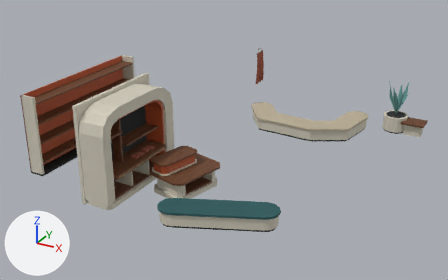
The glTF model external_packages/shopping_promenade_20261009/exports/SHOP_D09_S72_A106__fitout.glb as it was, and as the next commit left it.
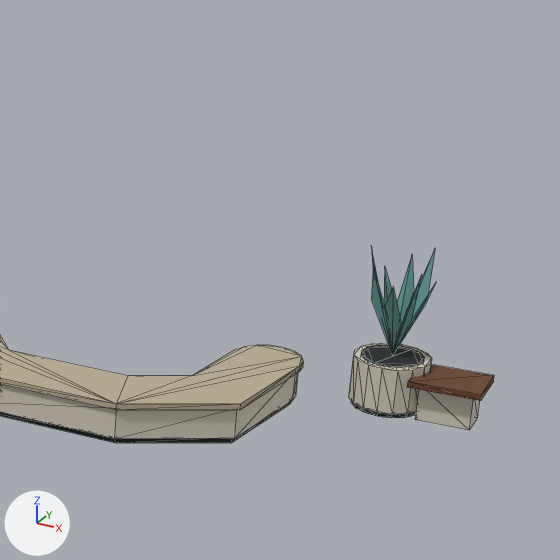
There are two pictures of each version: one whole from a 50 mm camera at (8.51, -16.81, 8.87) aimed at (-0.48, -0.46, 0.69), one close up on the part from 61% to 100% of the width and 1% to 64% of the height. Every picture has the same lights, and +X, +Y and +Z are marked at lower left. The first two pictures are the older version. The close-ups show mesh edges as thin lines. Vertices at exactly the same position are counted once.

Objects in the first close-up: 'SHOP_D09_S72_A106__fitout__dark_rubber', 'SHOP_D09_S72_A106__fitout__ivory_enamel', 'SHOP_D09_S72_A106__fitout__oatmeal_weave', 'SHOP_D09_S72_A106__fitout__quiet_teal', 'SHOP_D09_S72_A106__fitout__warm_walnut'.
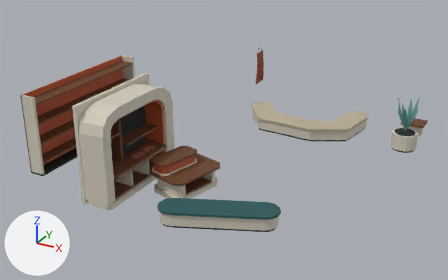
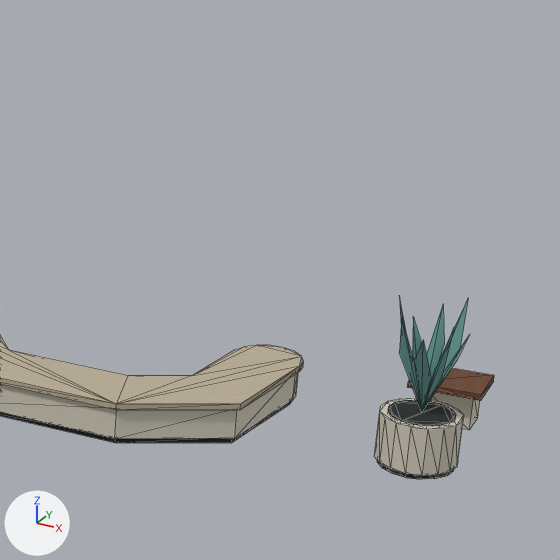
The change, as a diff of the scene's bpy script:
```diff
--- a/external_packages/shopping_promenade_20261009/exports/SHOP_D09_S72_A106__fitout.glb.py
+++ b/external_packages/shopping_promenade_20261009/exports/SHOP_D09_S72_A106__fitout.glb.py
@@ me_shop_d09_s72_a106__fitout__dark_rubber @@
 # used by ob_shop_d09_s72_a106__fitout__dark_rubber; location = (0.0, 0.0, 0.0)
-me_shop_d09_s72_a106__fitout__dark_rubber.from_pydata(...)  # 272 vertices, 488 faces; spans x -5.35..4.2, y -5.0..5.2, z 0.0..2.49
+me_shop_d09_s72_a106__fitout__dark_rubber.from_pydata(...)  # 272 vertices, 488 faces; spans x -5.35..4.9, y -5.0..4.62, z 0.0..2.49
+# me_shop_d09_s72_a106__fitout__dark_rubber part 1: the loose piece of 32 vertices spanning x 3.4..4.2, y 4.4..5.2, z 0.0..0.06 is moved by (0.7, -1.5, 0.0)
+# me_shop_d09_s72_a106__fitout__dark_rubber part 2: the loose piece of 32 vertices spanning x 3.45..4.15, y 4.45..5.15, z 0.56..0.6 is moved by (0.7, -1.5, 0.0)
 me_shop_d09_s72_a106__fitout__dark_rubber.materials.append(mat_astraea_dark_rubber)
@@ me_shop_d09_s72_a106__fitout__ivory_enamel @@
 # used by ob_shop_d09_s72_a106__fitout__ivory_enamel; location = (0.0, 0.0, 0.0)
-me_shop_d09_s72_a106__fitout__ivory_enamel.from_pydata(...)  # 348 vertices, 654 faces; spans x -5.35..4.8, y -5.05..5.24, z 0.0..3.0
+me_shop_d09_s72_a106__fitout__ivory_enamel.from_pydata(...)  # 348 vertices, 654 faces; spans x -5.35..4.93, y -5.05..4.9, z 0.0..3.0
+# me_shop_d09_s72_a106__fitout__ivory_enamel part 3: the loose piece of 32 vertices spanning x 3.37..4.24, y 4.36..5.24, z 0.06..0.59 is moved by (0.7, -1.5, 0.0)
 me_shop_d09_s72_a106__fitout__ivory_enamel.materials.append(mat_astraea_ivory_enamel)
@@ me_shop_d09_s72_a106__fitout__quiet_teal @@
 # used by ob_shop_d09_s72_a106__fitout__quiet_teal; location = (0.0, 0.0, 0.0)
-me_shop_d09_s72_a106__fitout__quiet_teal.from_pydata(...)  # 25 vertices, 16 faces; spans x 3.42..4.18, y 4.42..5.18, z 0.6..1.85
+me_shop_d09_s72_a106__fitout__quiet_teal.from_pydata(...)  # 25 vertices, 16 faces; spans x 4.12..4.88, y 2.92..3.68, z 0.6..1.85
+# me_shop_d09_s72_a106__fitout__quiet_teal part 4: the whole mesh is moved by (0.7, -1.5, 0.0)
 me_shop_d09_s72_a106__fitout__quiet_teal.materials.append(mat_quiet_teal)
```

Changed parts and their boxes [x1, y1, x2, y2] in the close-ups (560 x 560 px; the box of a moved part takes in the faces that stretch with it):
'SHOP_D09_S72_A106__fitout__ivory_enamel', reshaped: before [0, 343, 480, 439]; after [0, 373, 480, 476]
'SHOP_D09_S72_A106__fitout__quiet_teal', moved: before [371, 247, 436, 355]; after [399, 296, 469, 411]
'SHOP_D09_S72_A106__fitout__dark_rubber', reshaped: before [0, 345, 424, 443]; after [0, 400, 456, 479]
part 1 of me_shop_d09_s72_a106__fitout__dark_rubber, moved or reshaped: before [351, 402, 416, 418]; after [377, 461, 453, 479]
part 2 of me_shop_d09_s72_a106__fitout__dark_rubber, moved or reshaped: before [361, 345, 424, 368]; after [388, 400, 456, 426]
part 3 of me_shop_d09_s72_a106__fitout__ivory_enamel, moved or reshaped: before [349, 343, 432, 414]; after [375, 398, 464, 476]
